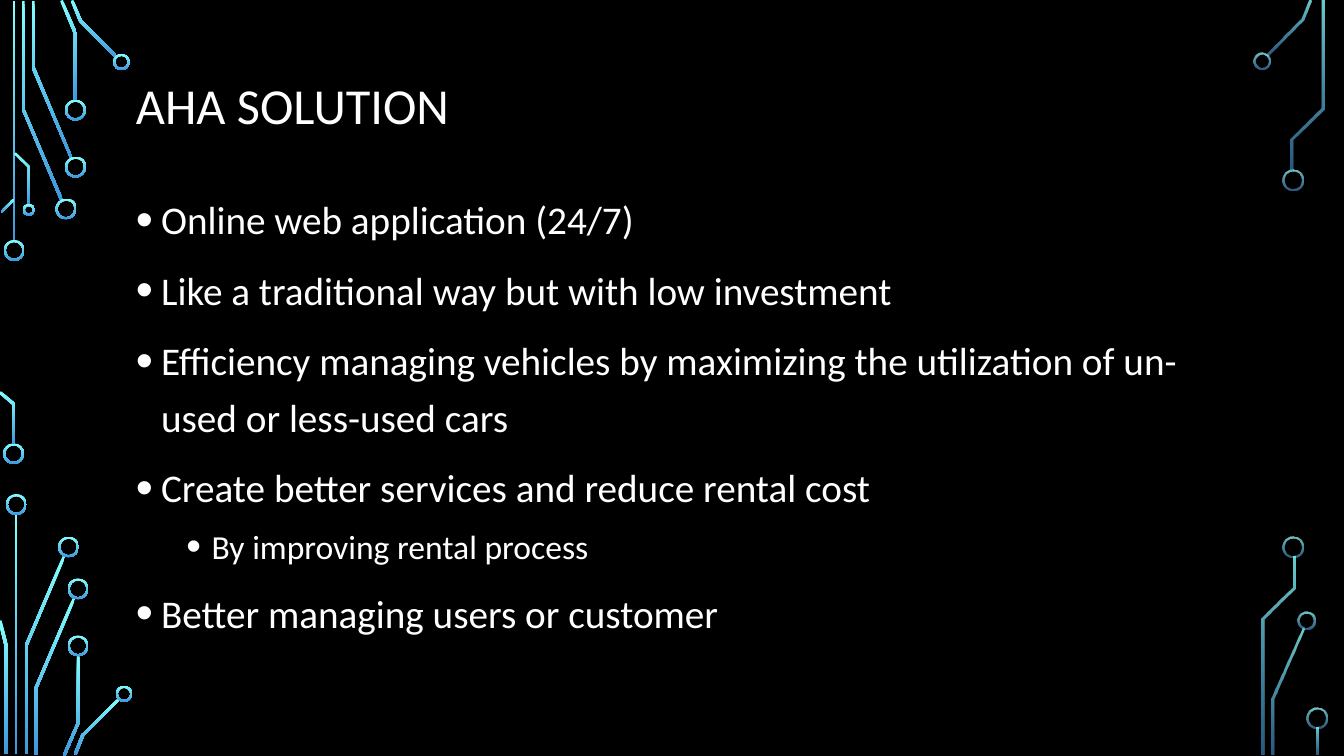
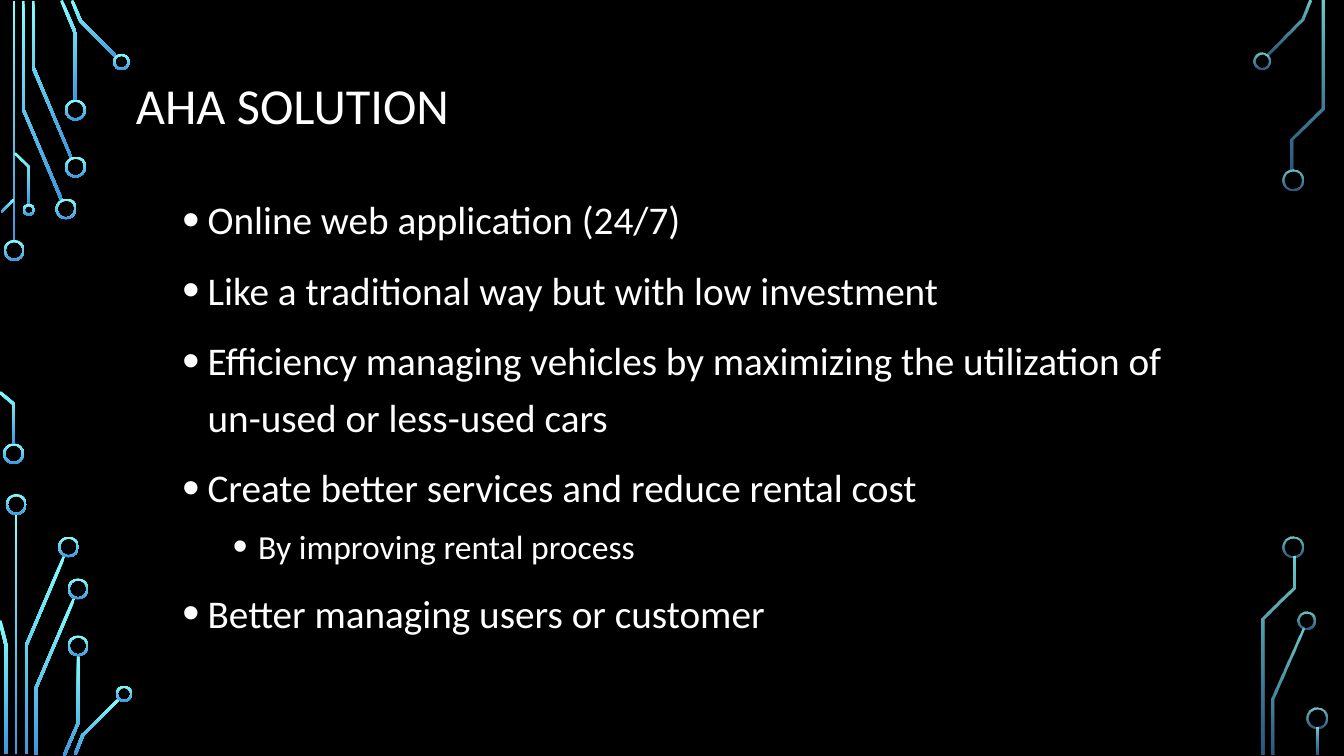
Before and after one commit to leonardo1227/CS425-SWE-Project, a slide deck: slide 4 of Aha-presentation.pptx. Drawn at 1344x756 pixels with LibreOffice and Linux fonts; fonts in the diff are those of the drawing; background and template pictures are left out. Boxes give left, top, right and bottom in pixels: in the first picture for what was removed or moved away, otherwise in the second. Text is boxed around its words. In the diff, an @@ line names an element or a change of style, - is before the commit and + after.

```diff
--- a/Aha-presentation.pptx
+++ b/Aha-presentation.pptx
@@ text "Online web application (24/7)" rewrapped from [161, 205, 1176, 635] to [208, 205, 1162, 635] @@
```
Also in this commit, not shown: 2 other slides changed, 1 slide added, 1 other file.
